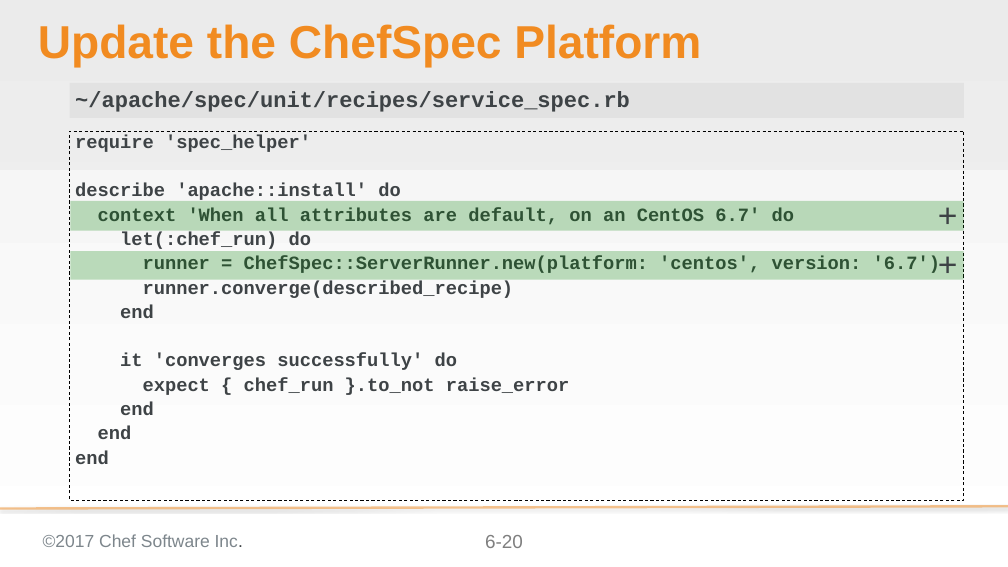
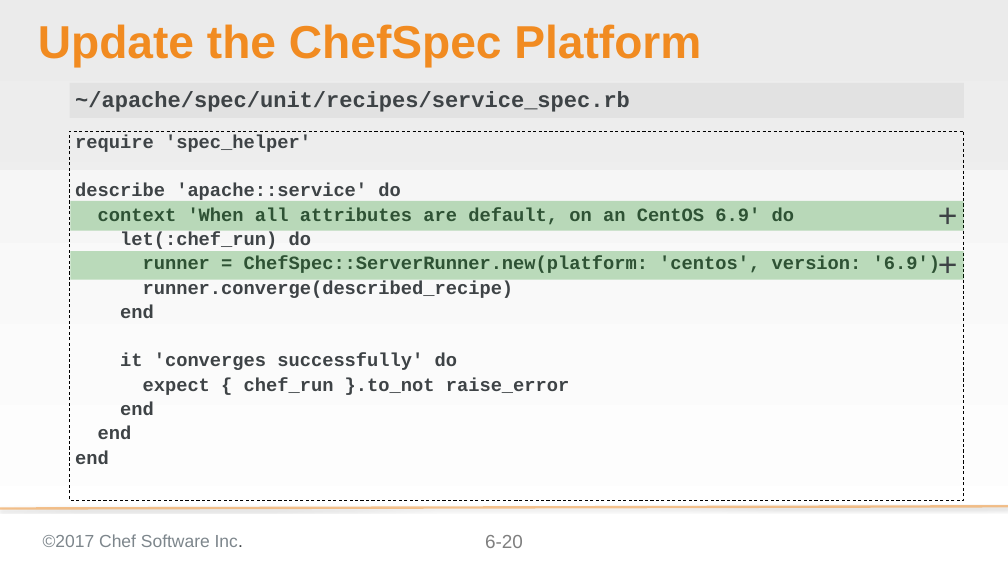
Before and after one commit to ericheiser/chef-intermediate, a slide deck: slide 20 of 06-testing_resources_in_recipes.pptx. Drawn at 1008x567 pixels with LibreOffice and Linux fonts; fonts in the diff are those of the drawing; background and template pictures are left out. Boxes give left, top, right and bottom in pixels: in the first picture for what was removed or moved away, otherwise in the second. Text is boxed around its words. In the diff, an @@ line names an element or a change of style, - is before the commit and + after.

Commit message:
changed centos 6.7 to 6.9

```diff
--- a/06-testing_resources_in_recipes.pptx
+++ b/06-testing_resources_in_recipes.pptx
@@ text at (75,183,794,224): text changed @@
-describe 'apache::install' do
-context 'When all attributes are default, on an CentOS 6.7' do
+describe 'apache::service' do
+context 'When all attributes are default, on an CentOS 6.9' do
@@ text at (143,256,940,273): text changed @@
-runner = ChefSpec::ServerRunner.new(platform: 'centos', version: '6.7')
+runner = ChefSpec::ServerRunner.new(platform: 'centos', version: '6.9')
```
Also in this commit, not shown: 3 other slides changed, 2 slides added.
